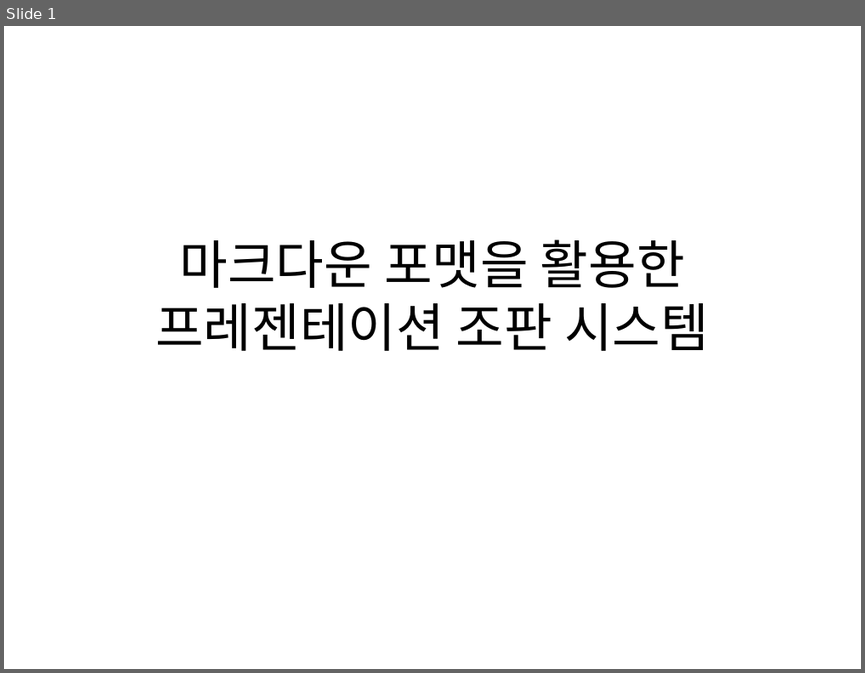
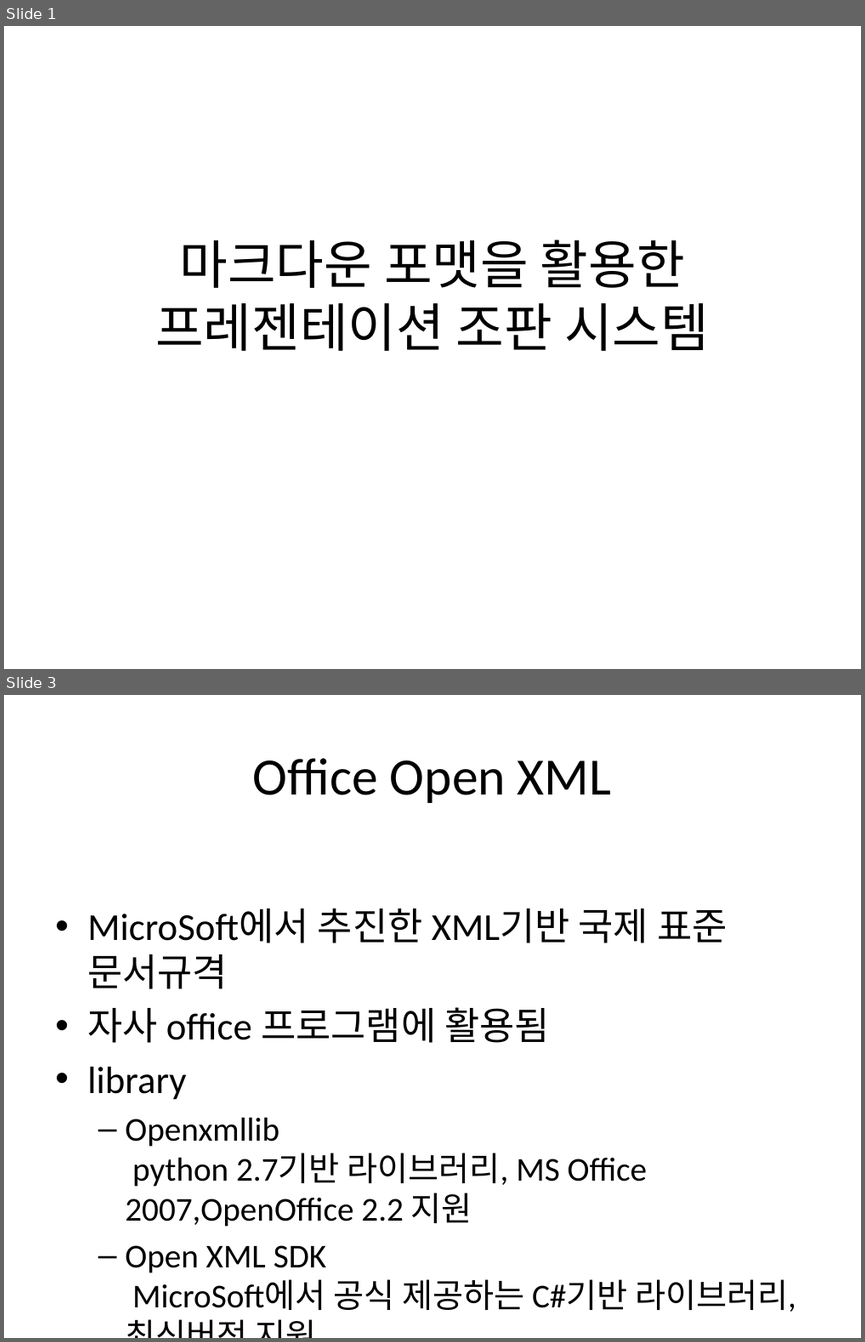
Before and after one commit to meshabber/Inventive-Design-Project-II, a slide deck: docs/11.15/out.pptx. Shown one above the other, each under a label of ours: slide 1 before the commit, slides 1 and 3 after it; the slides between them are not shown. The pictures are 865x673 and 865x1342 pixels, drawn with LibreOffice and Linux fonts; fonts in the diff are those of the drawing. Boxes give left, top, right and bottom in pixels: in the first picture for what was removed or moved away, otherwise in the second. Text is boxed around its words. In the diff, an @@ line names an element or a change of style, - is before the commit and + after.

```diff
--- a/docs/11.15/out.pptx
+++ b/docs/11.15/out.pptx
@@ slide 3 added at [4, 695, 861, 1338], background #FFFFFF @@
@@ title added at [253, 758, 611, 803], 44 pt, text #000000 @@
+Office Open XML
@@ text added at [87, 908, 796, 1311], 28 pt, text #000000 @@
+• MicroSoft에서 추진한 XML기반 국제 표준 문서규격
+• 자사 office 프로그램에 활용됨
+• library
+  – Openxmllib
+    python 2.7기반 라이브러리, MS Office 2007,OpenOffice 2.2 지원
+  – Open XML SDK
+    MicroSoft에서 공식 제공하는 C#기반 라이브러리, 최신버전 지원
```
Also in this commit, not shown: 3 slides changed, 1 other slide added, 2 slides removed, 7 other files.
